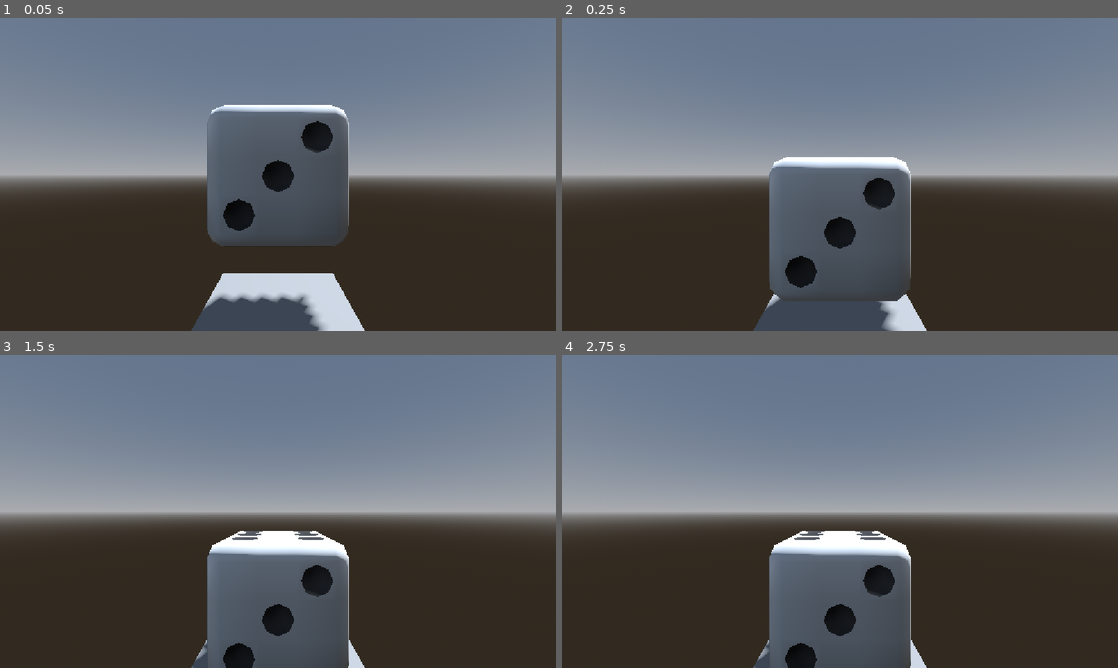
Above: before the commit, frames 1-4 (two rows, left to right).
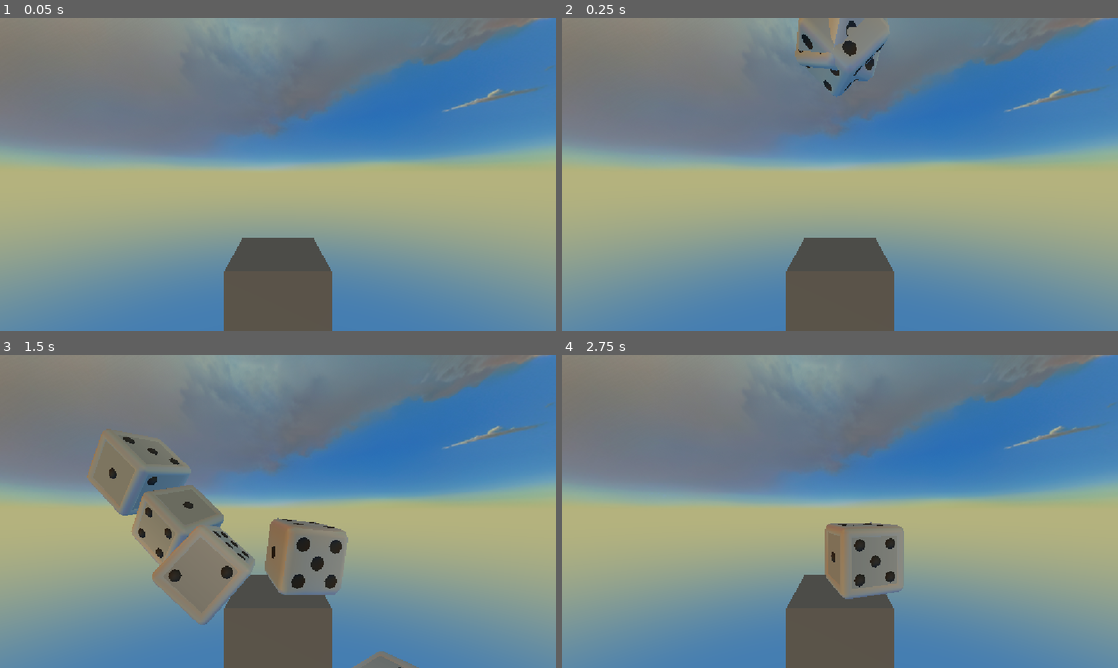
Above: after the commit, the same moments.

Repository: broskiiiadactyl/dice_game
Game: Godot game, scene res://Main.tscn
The game is run twice, just before and just after one commit, with the same random seed, the same clock (stepped at 60 frames per second) and the same inputs.
Inputs:
- Up to frame 1 (0.05 s): no input
- Up to frame 2 (0.25 s): no input
- Up to frame 3 (1.5 s): no input
- Up to frame 4 (2.75 s): no input

The runs differ from the first frame. In frame 1, 82% of the frame differs, in the area x 0-100%, y 0-100%; in frame 2, 81%; in frame 3, 80%; in frame 4, 79%.

Commit message:
Dice Update
-Clean up dice code
-Added spawner object

Diff:
--- /dev/null
+++ b/Assets/Dice/Scenes/models/inset_die.tscn
@@ -0,0 +1,5 @@
+[gd_scene format=3 uid="uid://lfqw0nllc1ep"]
+
+[ext_resource type="PackedScene" uid="uid://byp8a2i7fsv05" path="res://Assets/Dice/Raw/D6_B.fbx" id="1_c56qd"]
+
+[node name="Inset Die" unique_id=1817450367 instance=ExtResource("1_c56qd")]
--- a/Assets/Dice/Scenes/player_die.tscn
+++ b/Assets/Dice/Scenes/player_die.tscn
@@ -1,6 +1,7 @@
 [gd_scene format=3 uid="uid://bctwy71vgkkax"]
 
 [ext_resource type="Script" uid="uid://vpgq6acikfpm" path="res://Scripts/player_die.gd" id="1_tb0vg"]
+[ext_resource type="PackedScene" uid="uid://bdrlaltpy1pgw" path="res://Assets/Dice/Scenes/models/normal_die.tscn" id="2_drees"]
 
 [sub_resource type="BoxShape3D" id="BoxShape3D_uctkx"]
 size = Vector3(0.74, 0.74, 0.74)
@@ -13,3 +14,5 @@
 
 [node name="Models" type="Node3D" parent="." unique_id=164749130]
 unique_name_in_owner = true
+
+[node name="Normal Die" parent="Models" unique_id=1272245559 instance=ExtResource("2_drees")]
--- a/Globals.gd
+++ b/Globals.gd
@@ -1,5 +1,6 @@
 extends Node
 
 var dice_dict : Dictionary = {
-	"normal": "res://Assets/Dice/Scenes/normal_die.tscn"
+	"normal": "res://Assets/Dice/Scenes/models/normal_die.tscn",
+	"inset": "res://Assets/Dice/Scenes/models/inset_die.tscn"
 }
--- a/Main.tscn
+++ b/Main.tscn
@@ -1,13 +1,14 @@
 [gd_scene format=3 uid="uid://cp0jsy2mmjan0"]
 
 [ext_resource type="PackedScene" uid="uid://bctwy71vgkkax" path="res://Assets/Dice/Scenes/player_die.tscn" id="1_glv2v"]
+[ext_resource type="Texture2D" uid="uid://bqd3s078vd0vq" path="res://Assets/Sky/sky_112_2k.png" id="1_uu6xs"]
+[ext_resource type="PackedScene" uid="uid://djnip1t4pe2dw" path="res://Utility/spawner.tscn" id="2_r0du0"]
 
-[sub_resource type="ProceduralSkyMaterial" id="ProceduralSkyMaterial_glv2v"]
-sky_horizon_color = Color(0.66224277, 0.6717428, 0.6867428, 1)
-ground_horizon_color = Color(0.66224277, 0.6717428, 0.6867428, 1)
+[sub_resource type="PanoramaSkyMaterial" id="PanoramaSkyMaterial_cm0pq"]
+panorama = ExtResource("1_uu6xs")
 
 [sub_resource type="Sky" id="Sky_uu6xs"]
-sky_material = SubResource("ProceduralSkyMaterial_glv2v")
+sky_material = SubResource("PanoramaSkyMaterial_cm0pq")
 
 [sub_resource type="Environment" id="Environment_r0du0"]
 background_mode = 2
@@ -19,14 +20,20 @@
 environment = SubResource("Environment_r0du0")
 
 [node name="DirectionalLight3D" type="DirectionalLight3D" parent="." unique_id=1495834867]
-transform = Transform3D(-0.8660254, -0.43301278, 0.25, 0, 0.49999997, 0.86602545, -0.50000006, 0.75, -0.43301266, 0, 0, 0)
+transform = Transform3D(1, 0, 0, 0, 0.7071068, 0.7071068, 0, -0.7071068, 0.7071068, 0, 5.6005845, 0)
 shadow_enabled = true
+sky_mode = 2
 
 [node name="Camera3D" type="Camera3D" parent="." unique_id=291328698]
-transform = Transform3D(1, 0, 0, 0, 1, 0, 0, 0, 1, 0, 0, 1.3699918)
-
-[node name="Player Die" parent="." unique_id=1637512958 instance=ExtResource("1_glv2v")]
+transform = Transform3D(1, 0, 0, 0, 1, 0, 0, 0, 1, 0, 0, 2.398405)
 
 [node name="CSGBox3D" type="CSGBox3D" parent="." unique_id=1891417904]
 transform = Transform3D(1, 0, 0, 0, 1, 0, 0, 0, 1, 0, -1.39956, 0)
 use_collision = true
+
+[node name="Spawner" parent="." unique_id=1254509806 instance=ExtResource("2_r0du0")]
+transform = Transform3D(1, 0, 0, 0, 1, 0, 0, 0, 1, 0, 1.594198, 0)
+spawn_scene = ExtResource("1_glv2v")
+use_random_rotation = true
+rotation_range = Vector3(5, 5, 5)
+spawn_timer = 0.1
--- a/Scripts/player_die.gd
+++ b/Scripts/player_die.gd
@@ -1,30 +1,46 @@
 extends RigidBody3D
 
-@export var models : Dictionary[String,PackedScene]
+#You can add whatever dice models you want under the %Models node
+#The code will clear it and use the globals to ensure the player only has access to unlocked dice
+#This way we can see and test while building -z
+
+#dict for active dice models
 var deece : Dictionary
 
+#models parent
 @onready var model_container : Node3D = %Models
 
 func _ready() -> void:
 	deece = Globals.dice_dict
 
+	#remove all existing models under %Models
+	var dump_children : Array = model_container.get_children()
+	for child in dump_children:
+		child.queue_free()
+
 	#Pull all the dice from the player dictionary
-	for die in deece:
-		if die is not String:
-			continue
-		models[die] = load(deece[die])
-
-	#Load in all the available dice models
 	#Parent them under the %Models node
 	#set visibility to false
-	for model in models:
-		var model_instance = models[model].instantiate()
-		model_instance.name = model
+	for die in deece:
+		if deece[die] is not String:
+			continue
+		var new_dice = load(deece[die])
+		var model_instance = new_dice.instantiate()
+		model_instance.name = die
 		model_container.add_child(model_instance)
 		model_instance.visible = false
 
 	set_dice("normal")
 
+	await get_tree().create_timer(1.0).timeout
+
+	set_dice("inset")
+
+#function to set active dice model
 func set_dice(model: String) -> void:
-	if model_container.has_node(model):
-		model_container.get_node(model).visible = true
+
+	for child in model_container.get_children():
+		if child.name == model:
+			child.visible = true
+		else:
+			child.visible = false
--- /dev/null
+++ b/Scripts/spawner.gd
@@ -0,0 +1,59 @@
+extends Node3D
+
+#This is a general spawner
+#Spawns objects on load
+#Add the scene of whatever you want to spawn in the inspector
+
+@export_group("Spawn Parameters")
+@export var spawn_scene: PackedScene
+@export var spawn_count := 5
+@export var use_random_offset := false
+@export var spawn_range := Vector3(0,0,0)
+@export var use_random_rotation := false
+@export var rotation_range := Vector3(0,0,0)
+@export var spawn_timer := 0.0
+
+func _ready() -> void:
+	spawn_objects()
+
+func spawn_objects() -> void:
+	if spawn_scene == null:
+		push_warning("No scene to spawn. Assign a scene.")
+		return
+
+	for i in range(spawn_count):
+		var x := spawn_range.x
+		var y := spawn_range.y
+		var z := spawn_range.z
+
+		var pos = global_transform.origin
+		if use_random_offset:
+			pos += Vector3(
+				randf_range(-x, x),
+				randf_range(-y, y),
+				randf_range(-z, z)
+			)
+
+		var rot_x := rotation_range.x
+		var rot_y := rotation_range.y
+		var rot_z := rotation_range.z
+
+		var rot = global_rotation
+		if use_random_rotation:
+			rot += Vector3(
+				randf_range(-rot_x, rot_x),
+				randf_range(-rot_y, rot_y),
+				randf_range(-rot_z, rot_z)
+			)
+
+		if spawn_timer > 0.0:
+			await wait(spawn_timer)
+
+		var instance := spawn_scene.instantiate()
+		#print(instance.name, " spawned at ", pos)
+		add_child(instance)
+		instance.global_position = pos
+		instance.global_rotation = rot
+
+func wait(seconds: float) -> void:
+	await get_tree().create_timer(seconds).timeout
--- /dev/null
+++ b/Utility/spawner.tscn
@@ -0,0 +1,6 @@
+[gd_scene format=3 uid="uid://djnip1t4pe2dw"]
+
+[ext_resource type="Script" uid="uid://dwbfb7kvlvj56" path="res://Scripts/spawner.gd" id="1_x3tvq"]
+
+[node name="Spawner" type="Node3D" unique_id=1254509806]
+script = ExtResource("1_x3tvq")
Renamed: Assets/Dice/Scenes/normal_die.tscn -> Assets/Dice/Scenes/models/normal_die.tscn
Binary file added: Assets/Sky/sky_112_2k.png
Not shown, added: Assets/Sky/sky_112_2k.png.import
Binary file added: Assets/Sky/sky_86_2k.png
Not shown, added: Assets/Sky/sky_86_2k.png.import
Not shown, added: Scripts/spawner.gd.uid
